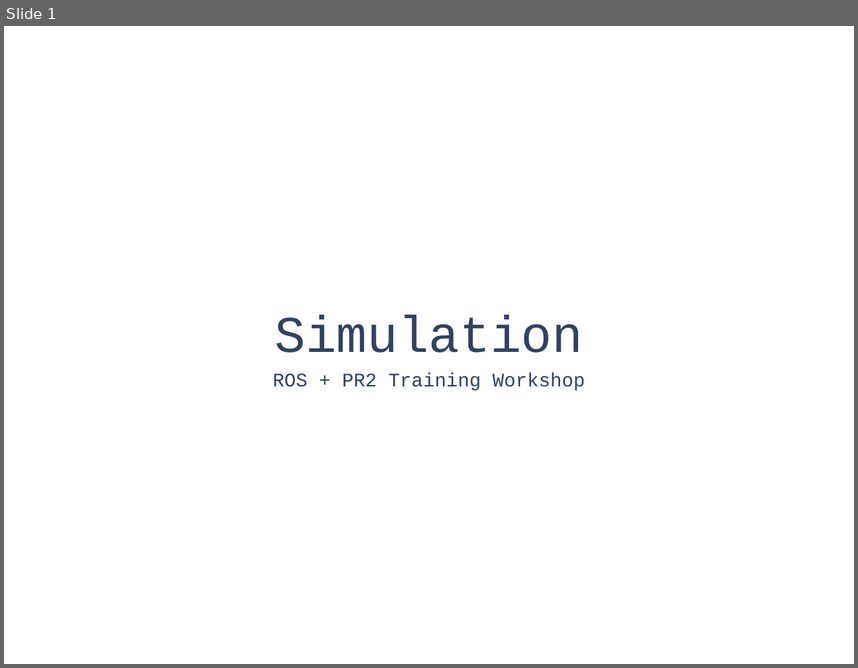
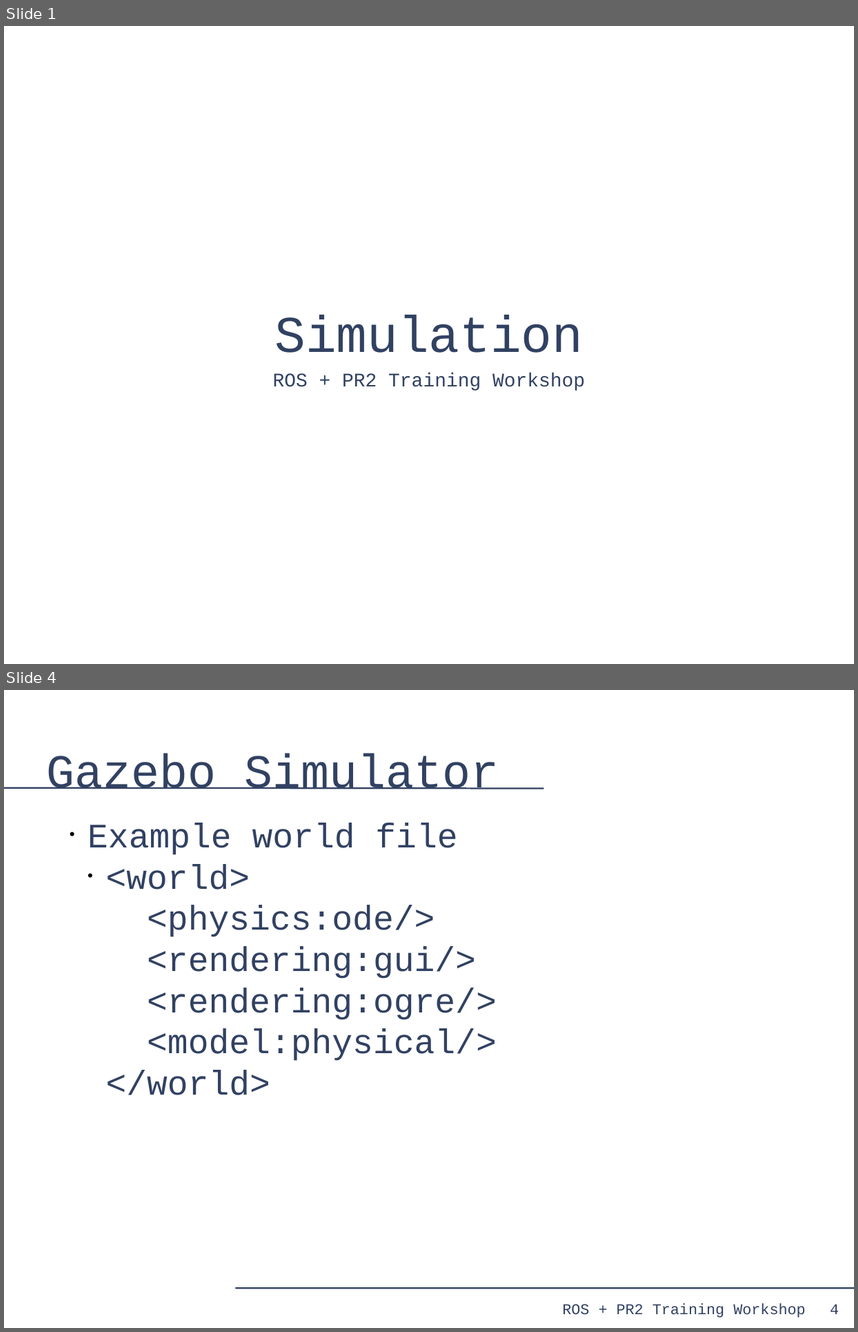
Before and after one commit to PR2/pr2_docs, a slide deck: pr2_training_workshop/simulation/simulation_training_workshop.odp. Shown one above the other, each under a label of ours: slide 1 before the commit, slides 1 and 4 after it; the slides between them are not shown. The pictures are 858x668 and 858x1332 pixels, drawn with LibreOffice and Linux fonts; fonts in the diff are those of the drawing. Boxes give left, top, right and bottom in pixels: in the first picture for what was removed or moved away, otherwise in the second. Text is boxed around its words. In the diff, an @@ line names an element or a change of style, - is before the commit and + after.

```diff
--- a/pr2_training_workshop/simulation/simulation_training_workshop.odp
+++ b/pr2_training_workshop/simulation/simulation_training_workshop.odp
@@ slide 4 added at (4, 690, 854, 1328), background #FFFFFF @@
@@ title added at (47, 753, 499, 789), 44 pt, text #314162 @@
+Gazebo Simulator
@@ line added from (4, 788) to (544, 788), #314162 1.45 pt @@
@@ text added at (87, 822, 497, 1095), 32 pt, text #314162 @@
+• Example world file
+  • <world>
+    <physics:ode/>
+    <rendering:gui/>
+    <rendering:ogre/>
+    <model:physical/>
+    </world>
@@ line added from (235, 1288) to (854, 1288), #314162 1.45 pt @@
@@ text added at (562, 1303, 805, 1317), 14 pt, text #314162 @@
+ROS + PR2 Training Workshop
@@ page number added at (830, 1303, 839, 1314), 14 pt, text #314162 @@
+4
```
Also in this commit, not shown: 12 slides changed, 6 other slides added, 2 slides removed.
